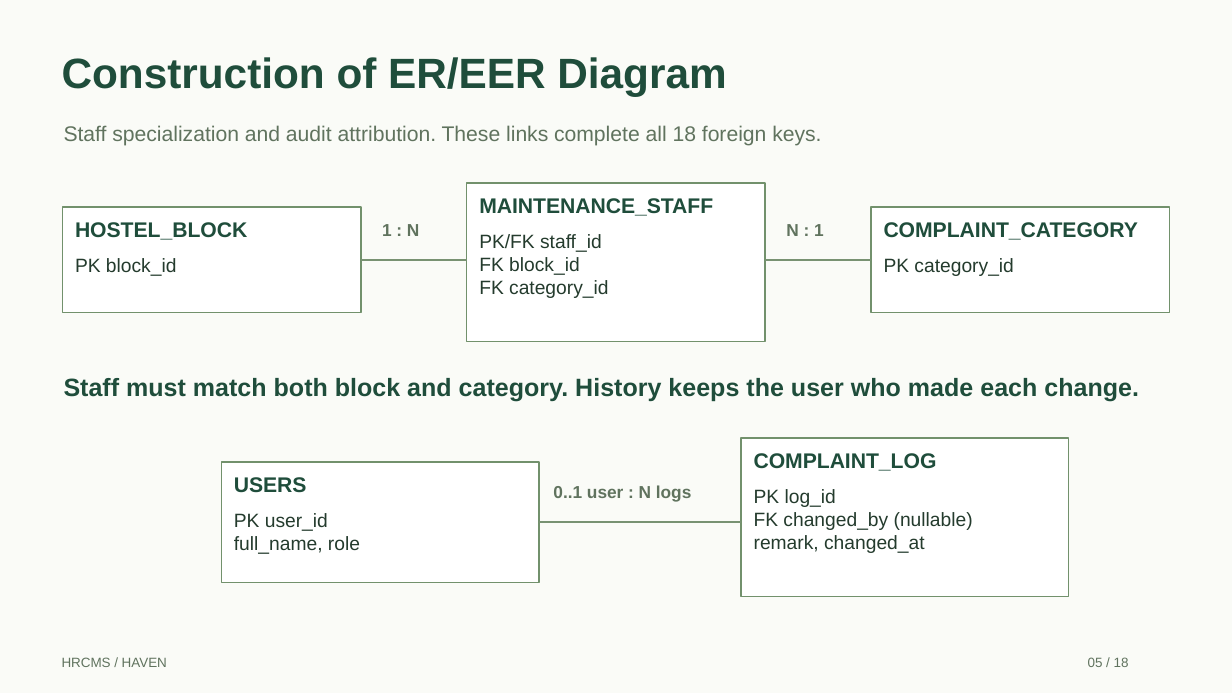
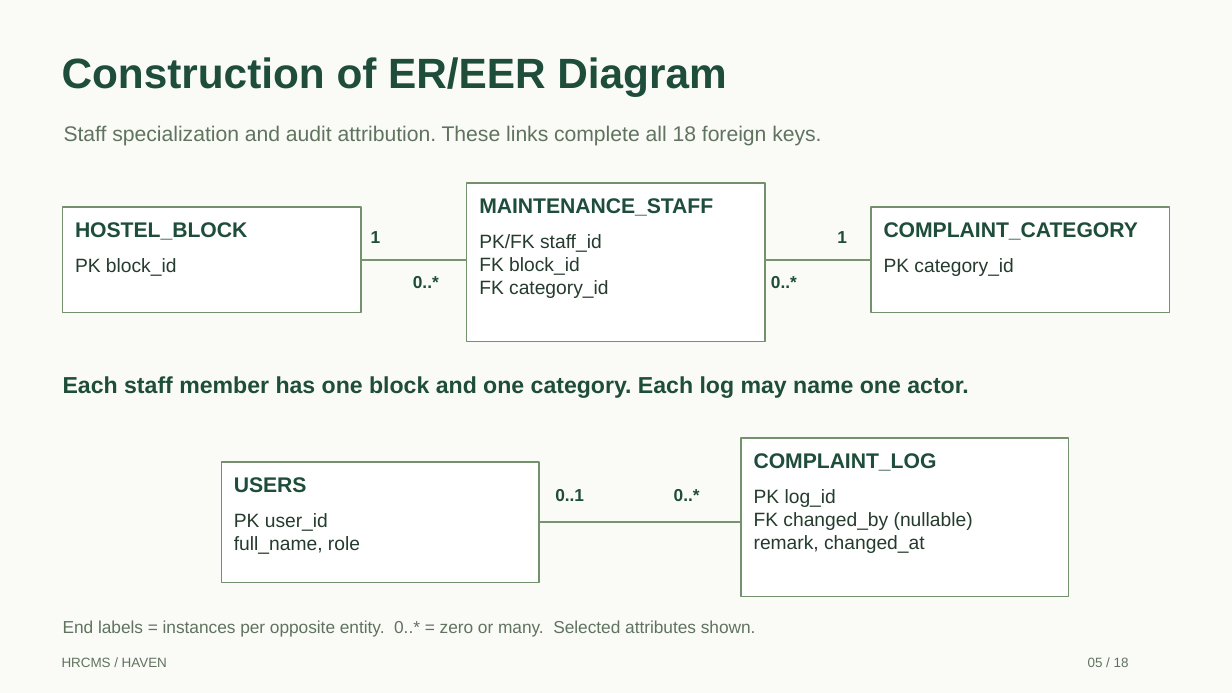
Before and after one commit to S-Nishaanth/hrcms, a slide deck: slide 5 of output/presentation/HRCMS_Review_Presentation.pptx. Drawn at 1232x693 pixels with LibreOffice and Linux fonts; fonts in the diff are those of the drawing. Boxes give left, top, right and bottom in pixels: in the first picture for what was removed or moved away, otherwise in the second. Text is boxed around its words. In the diff, an @@ line names an element or a change of style, - is before the commit and + after.

```diff
--- a/output/presentation/HRCMS_Review_Presentation.pptx
+++ b/output/presentation/HRCMS_Review_Presentation.pptx
@@ text at (x1=371, y1=231, x2=381, y2=243): text changed; text colour #60735E to #1F4D3B @@
-1 : N
+1
@@ text at (x1=837, y1=231, x2=847, y2=243): text changed; text colour #60735E to #1F4D3B @@
-N : 1
+1
@@ text added at (x1=413, y1=276, x2=439, y2=288), 13.5 pt, text #1F4D3B, bold @@
+0..*
@@ text added at (x1=771, y1=276, x2=797, y2=288), 13.5 pt, text #1F4D3B, bold @@
+0..*
@@ text at (x1=63, y1=376, x2=969, y2=398): text changed; size 19.5 to 18 pt @@
-Staff must match both block and category. History keeps the user who made each change.
+Each staff member has one block and one category. Each log may name one actor.
@@ text at (x1=555, y1=489, x2=584, y2=501): text changed; text colour #60735E to #1F4D3B @@
-0..1 user : N logs
+0..1
@@ text added at (x1=674, y1=489, x2=700, y2=501), 13.5 pt, text #1F4D3B, bold @@
+0..*
@@ text added at (x1=63, y1=620, x2=756, y2=637), 13.5 pt, text #60735E @@
+End labels = instances per opposite entity. 0..* = zero or many. Selected attributes shown.
```
Also in this commit, not shown: 3 other slides changed, 4 other files.
